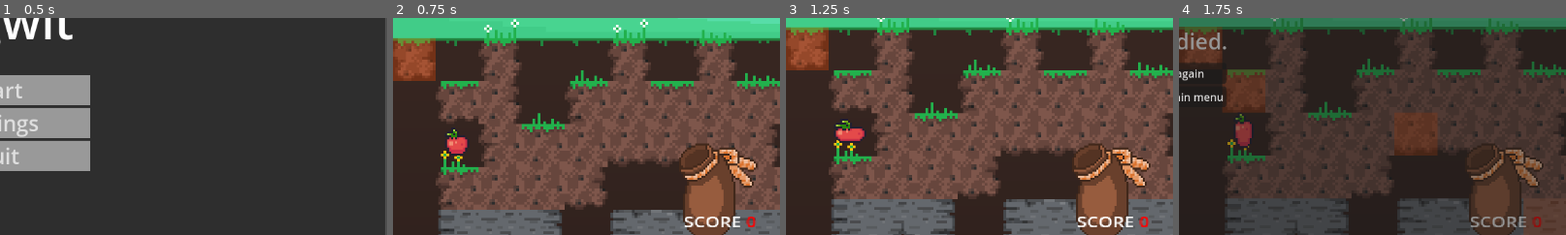
Above: before the commit, frames 1-4 (left to right).
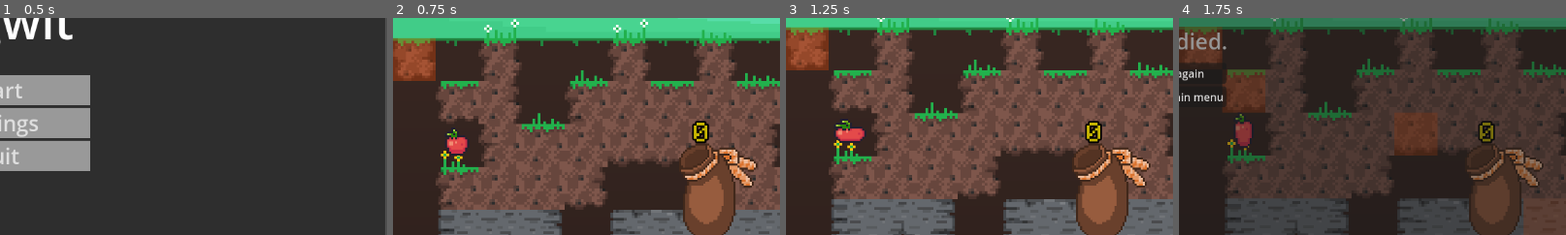
Above: after the commit, the same moments.

Repository: d-v-b/ld58
Game: Godot game, scene res://scenes/main_menu.tscn
The game is run twice, just before and just after one commit, with the same random seed, the same clock (stepped at 60 frames per second) and the same inputs.
Inputs (mouse positions are % of the whole screen's width and height, from its top left):
- Up to frame 1 (0.5 s): no input
- Up to frame 2 (0.75 s): click "Start" at 0.5 s
- Up to frame 3 (1.25 s): no input
- Up to frame 4 (1.75 s): move the mouse to (93, 93) at 1.27 s; hold D (move_right) from 1.28 s (still down); tap X (action_die) at 1.35 s; tap Space (action_jump) at 1.52 s
The pictures show only the part of the screen within x 50-100%, y 45-95%; the shares and areas given below are measured in that part.

Frame 1 is identical in both runs. In frame 2, 0.9% of the frame differs, in the area x 75-94%, y 47-97%; in frame 3, 0.9%; in frame 4, 0.9%.

Commit message:
added score

Diff:
--- a/Collector/project.godot
+++ b/Collector/project.godot
@@ -14,6 +14,10 @@
 run/main_scene="uid://ku7ncpvrogms"
 config/features=PackedStringArray("4.5", "Forward Plus")
 config/icon="res://assets/icon.svg"
+
+[autoload]
+
+Globals="*res://scripts/globals.gd"
 
 [input]
 
--- a/Collector/scenes/hud.tscn
+++ b/Collector/scenes/hud.tscn
@@ -1,8 +1,10 @@
-[gd_scene load_steps=4 format=3 uid="uid://bgh183yp2hi7y"]
+[gd_scene load_steps=6 format=3 uid="uid://bgh183yp2hi7y"]
 
+[ext_resource type="FontFile" uid="uid://dakrty3k5eh2s" path="res://assets/PixelOperator8.ttf" id="1_6fi6k"]
 [ext_resource type="Script" uid="uid://cue6l7ikic8h2" path="res://scripts/score.gd" id="1_ahhtf"]
 [ext_resource type="Texture2D" uid="uid://d4j6gx1bemhte" path="res://assets/coin_bag/background.png" id="2_5ysmq"]
 [ext_resource type="Texture2D" uid="uid://c3x8ivc55v4b4" path="res://assets/coin_bag/size-1.png" id="3_6fi6k"]
+[ext_resource type="Script" uid="uid://b4i2vb4knaspe" path="res://scripts/label.gd" id="5_uo2fv"]
 
 [node name="HUD" type="CanvasLayer"]
 
@@ -16,15 +18,20 @@
 mouse_filter = 2
 
 [node name="Score" type="RichTextLabel" parent="Control"]
+visible = false
 z_index = 4
-layout_mode = 0
-offset_left = 1009.0
-offset_top = 578.0
-offset_right = 1083.0
-offset_bottom = 619.0
-scale = Vector2(1.6897413, 1.3436196)
+layout_mode = 1
+offset_left = 996.0
+offset_top = 453.0
+offset_right = 1072.6666
+offset_bottom = 591.36475
+scale = Vector2(1.5, 1.193)
+theme_override_colors/default_color = Color(0.827215, 0.82713777, 0.0006399465, 1)
+theme_override_colors/font_outline_color = Color(0, 0, 0, 1)
+theme_override_fonts/normal_font = ExtResource("1_6fi6k")
 bbcode_enabled = true
-text = "score"
+text = "1000"
+horizontal_alignment = 1
 script = ExtResource("1_ahhtf")
 
 [node name="Sprite2D" type="Sprite2D" parent="Control"]
@@ -38,3 +45,22 @@
 position = Vector2(1023, 546)
 scale = Vector2(3, 3)
 texture = ExtResource("3_6fi6k")
+
+[node name="Label" type="Label" parent="Control"]
+layout_mode = 1
+anchors_preset = -1
+anchor_left = 0.5
+anchor_right = 0.5
+offset_left = 400.0
+offset_top = 446.0
+offset_right = 517.0
+offset_bottom = 480.0
+grow_horizontal = 2
+theme_override_colors/font_color = Color(0.78419566, 0.71520454, 1.540184e-06, 1)
+theme_override_colors/font_outline_color = Color(0, 0, 0, 1)
+theme_override_constants/outline_size = 10
+theme_override_fonts/font = ExtResource("1_6fi6k")
+theme_override_font_sizes/font_size = 32
+text = "1000"
+horizontal_alignment = 1
+script = ExtResource("5_uo2fv")
--- a/Collector/scripts/game.gd
+++ b/Collector/scripts/game.gd
@@ -6,7 +6,7 @@
 @export var diamonds = 10
 
 var diamonds_collected = 0
-var score = 0
+#var score = 0
 
 
 func _ready():
--- /dev/null
+++ b/Collector/scripts/globals.gd
@@ -0,0 +1,12 @@
+extends Node
+
+var high_score: int = 0
+var score: int = 0
+
+func add_score(points: int) -> void:
+	score += points
+
+func reset_score() -> void:
+	if score > high_score:
+		high_score = score
+	score = 0
--- /dev/null
+++ b/Collector/scripts/label.gd
@@ -0,0 +1,4 @@
+extends Label
+
+func _process(delta):
+	text = str(Globals.score)
--- a/Collector/scripts/score.gd
+++ b/Collector/scripts/score.gd
@@ -1,6 +1,7 @@
 extends RichTextLabel
 
 func _process(delta):
-	text = "SCORE [color=red]%d[/color]" % get_node("/root/Main").score
-	var main = get_node("/root/Main")
+	#text = "SCORE [color=red]%d[/color]" % Globals.score
+	text = str(Globals.score)
+	#var main = get_node("/root/Main")
 	#text = str(main.diamonds_collected, " / ", main.diamonds)
--- a/Collector/scripts/world_cell.gd
+++ b/Collector/scripts/world_cell.gd
@@ -55,6 +55,7 @@
 	# Emit score for popup
 	if score > 0:
 		scored.emit(score, world_position)
+		Globals.add_score(score)
 
 	for i in 32:
 		var color = Color(0.404, 0.275, 0.239) if value == 1 else Color(0.392, 0.408, 0.427, 1.0)
Not shown, added: Collector/assets/audio/coin_bag_1.wav.import
Not shown, added: Collector/assets/audio/coin_bag_2.wav.import
Not shown, added: Collector/assets/audio/coin_bag_3.wav.import
Not shown, added: Collector/assets/audio/coin_bag_4.wav.import
Not shown, added: Collector/assets/audio/coin_bag_5.wav.import
Not shown, added: Collector/assets/audio/coin_bag_6.wav.import
Not shown, added: Collector/assets/audio/coin_bag_7.wav.import
Not shown, added: Collector/scripts/globals.gd.uid
Not shown, added: Collector/scripts/label.gd.uid
